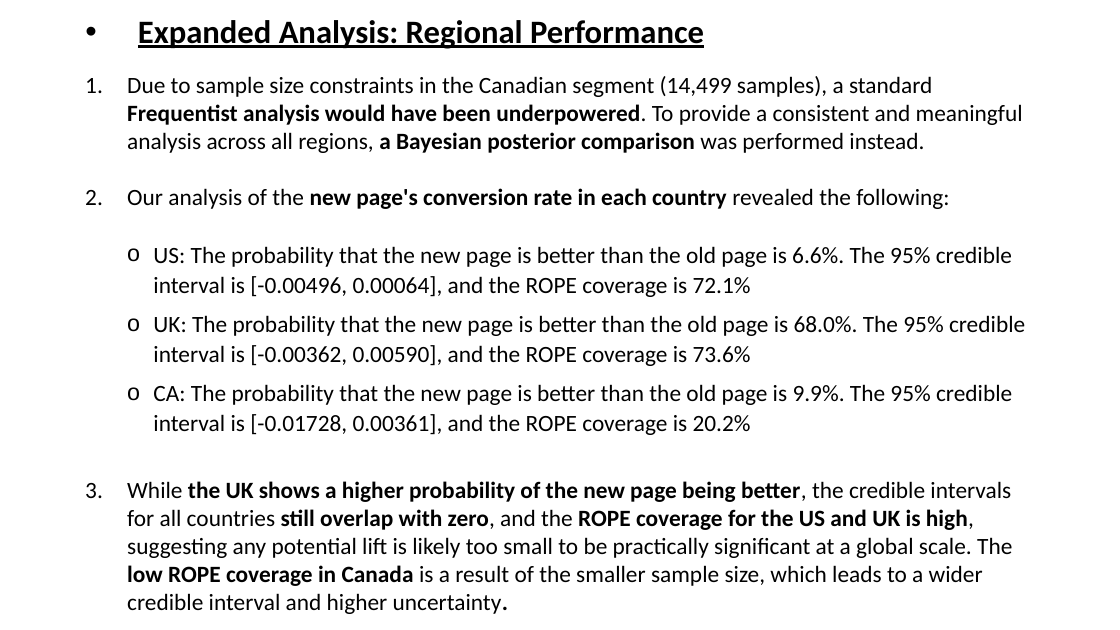
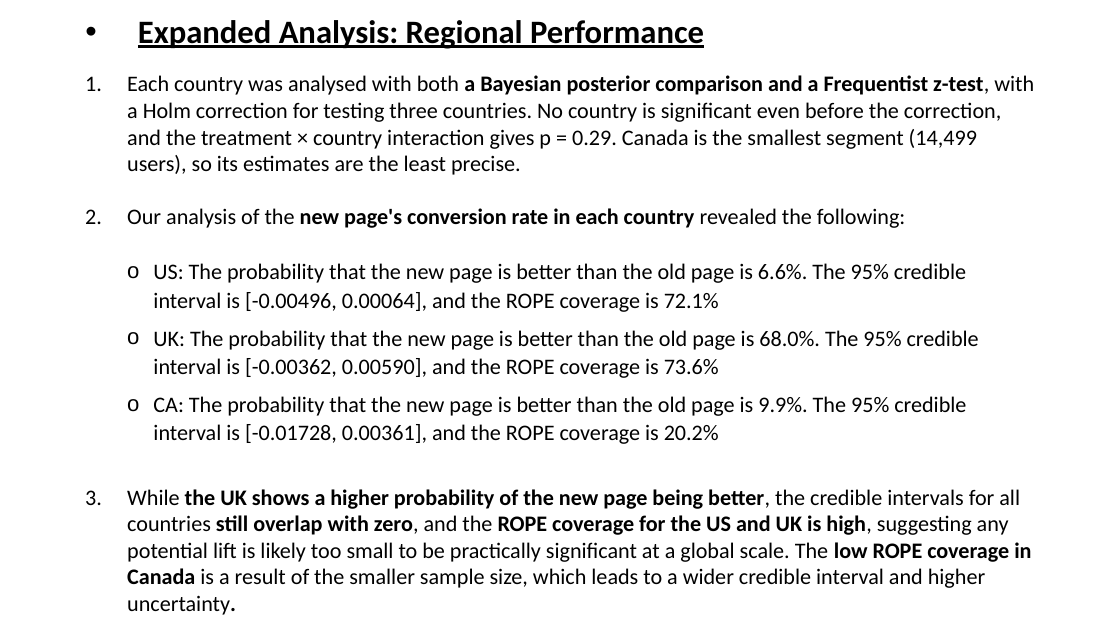
Before and after one commit to BillyGeros94/ab-testing-analysis, a slide deck: slide 9 of presentation/AB Test Presentation.pptx. Drawn at 1120x630 pixels with LibreOffice and Linux fonts; fonts in the diff are those of the drawing. Boxes give left, top, right and bottom in pixels: in the first picture for what was removed or moved away, otherwise in the second. Text is boxed around its words. In the diff, an @@ line names an element or a change of style, - is before the commit and + after.

Commit message:
Generate the report from code, fix renv.lock, and correct the slides

```diff
--- a/presentation/AB Test Presentation.pptx
+++ b/presentation/AB Test Presentation.pptx
@@ text at <box>127,75,1034,175</box>: text changed; size 20 to 19 pt @@
-1. Due to sample size constraints in the Canadian segment (14,499 samples), a standard Frequentist analysis would have been underpowered. To provide a consistent and meaningful analysis across all regions, a Bayesian posterior comparison was performed instead.
+1. Each country was analysed with both a Bayesian posterior comparison and a Frequentist z-test, with a Holm correction for testing three countries. No country is significant even before the correction, and the treatment × country interaction gives p = 0.29. Canada is the smallest segment (14,499 users), so its estimates are the least precise.
@@ text at <box>127,208,1031,615</box>: size 20 to 19 pt in "Our analysis of the new page's conversion ...", "US: The probability that the new page ...", "UK: The probability that the new page ...", "CA: The probability that the new page ..." and 1 more places @@
```
Also in this commit, not shown: 5 other slides changed, 13 other files.
